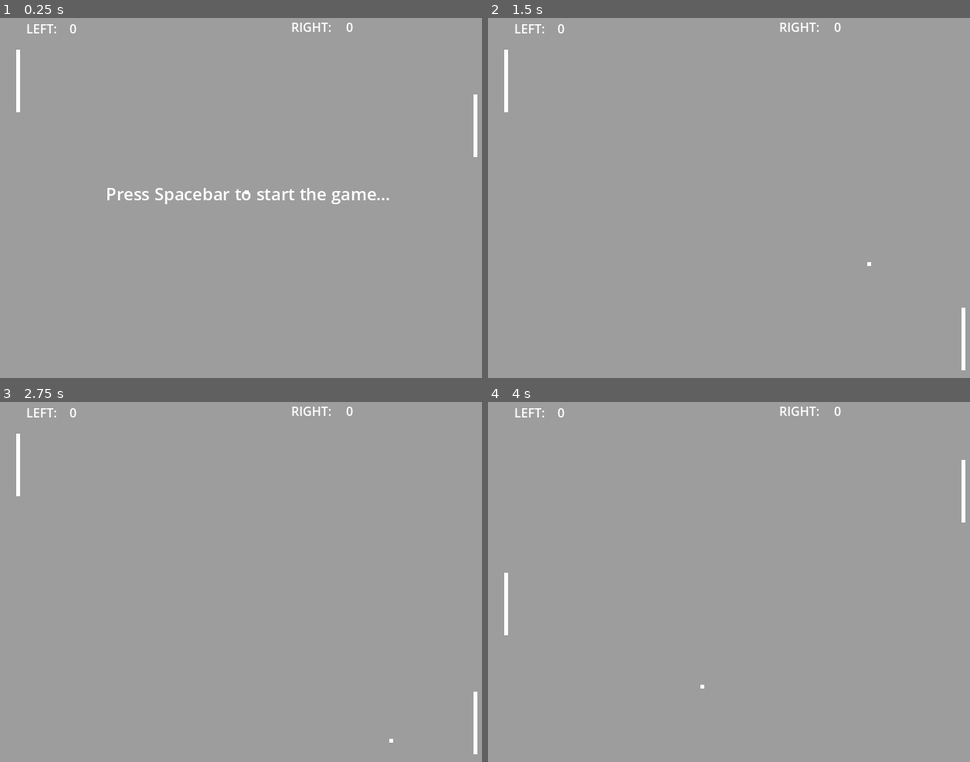
Above: before the commit, frames 1-4 (two rows, left to right).
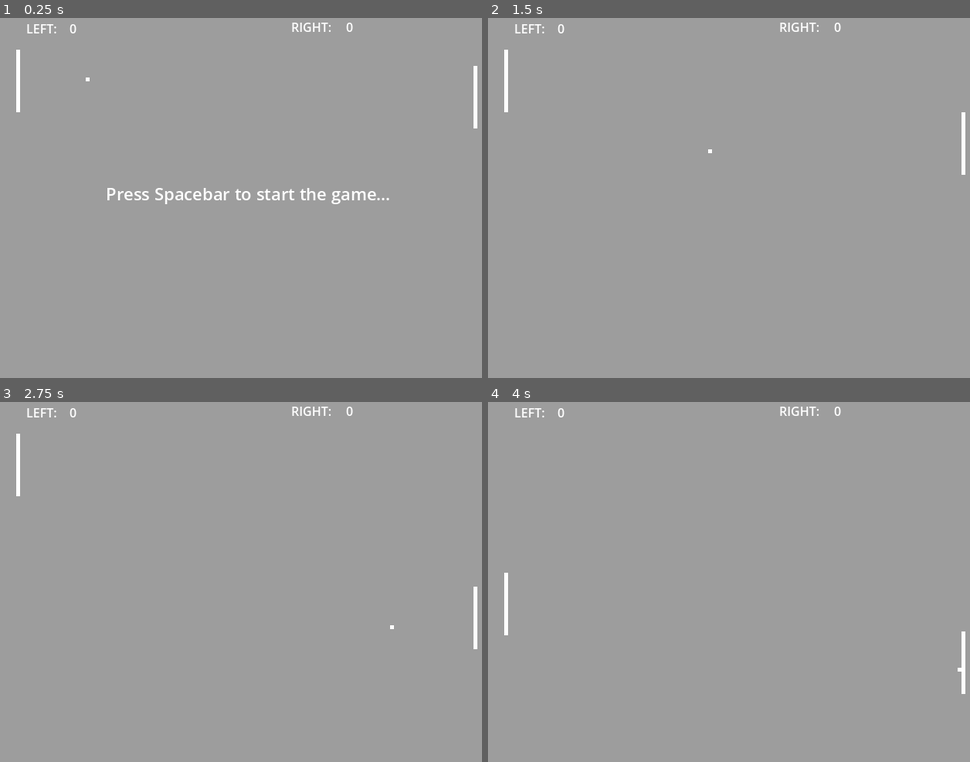
Above: after the commit, the same moments.

Repository: timbocf/Pong_20_Games_Challenge
Game: Godot game, scene res://Scenes/game.tscn
Two runs of this game, one before a commit and one after it. Both use one fixed random seed, a clock stepped at 60 frames per second and the inputs below.
Inputs:
- Up to frame 1 (0.25 s): no input
- Up to frame 2 (1.5 s): tap Space (start_game) at 0.5, 1.35 s; hold Space (start_game) 0.53-1.28 s; hold Down (move_down_right) from 0.53 s (still down)
- Up to frame 3 (2.75 s): keep holding Down (move_down_right); hold Space (start_game) from 2.03 s (still down)
- Up to frame 4 (4 s): release Down (move_down_right) at 2.78 s; release Space (start_game) at 2.78 s; hold Up (move_up_right) 2.78-3.53 s; tap Space (start_game) at 2.85, 3.5 s; hold S (move_down_left) from 3.53 s (still down); hold Space (start_game) from 3.53 s (still down)

The runs differ from the first frame. In frame 1, 0.1% of the frame differs, in the area x 17-100%, y 13-49%; in frame 2, 0.3%, in the area x 45-100%, y 26-98%; in frame 3, 0.3%; in frame 4, 0.3%.

Commit message:
Might have messed it up. Didn't commit before making changes and now can't go back. Trying to figure out how to make the ball bounce off the paddle and go in a different direction depending on where it hits

Diff:
--- a/Scenes/game.tscn
+++ b/Scenes/game.tscn
@@ -25,8 +25,9 @@
 [node name="Player Left" parent="." unique_id=109249110 groups=["Paddles"] instance=ExtResource("1_wrm1d")]
 position = Vector2(24, 96)
 
-[node name="Player Right" parent="." unique_id=726803859 groups=["Paddles"] instance=ExtResource("2_3dryh")]
+[node name="Player Right" parent="." unique_id=726803859 node_paths=PackedStringArray("ball") groups=["Paddles"] instance=ExtResource("2_3dryh")]
 position = Vector2(616, 154)
+ball = NodePath("../Ball")
 
 [node name="Ball" parent="." unique_id=521560745 instance=ExtResource("1_3dryh")]
 position = Vector2(114, 94)
--- /dev/null
+++ b/Scenes/main_menu.tscn
@@ -0,0 +1,46 @@
+[gd_scene format=3 uid="uid://y34ve0p3du3g"]
+
+[ext_resource type="Script" uid="uid://bw72whiic68ef" path="res://main_menu.gd" id="1_28flt"]
+
+[node name="MainMenu" type="Control" unique_id=2040128432]
+layout_mode = 3
+anchors_preset = 15
+anchor_right = 1.0
+anchor_bottom = 1.0
+grow_horizontal = 2
+grow_vertical = 2
+script = ExtResource("1_28flt")
+
+[node name="OnePlayerButton" type="Button" parent="." unique_id=460198427]
+layout_mode = 0
+offset_right = 8.0
+offset_bottom = 8.0
+text = "1 Player"
+
+[node name="TwoPlayerButton" type="Button" parent="." unique_id=102655405]
+layout_mode = 0
+offset_right = 8.0
+offset_bottom = 8.0
+text = "2 Players"
+
+[node name="VBoxContainer" type="VBoxContainer" parent="." unique_id=873884490]
+layout_mode = 1
+anchors_preset = 8
+anchor_left = 0.5
+anchor_top = 0.5
+anchor_right = 0.5
+anchor_bottom = 0.5
+offset_left = -20.0
+offset_top = -20.0
+offset_right = 20.0
+offset_bottom = 20.0
+grow_horizontal = 2
+grow_vertical = 2
+
+[node name="Label" type="Label" parent="VBoxContainer" unique_id=1798358316]
+layout_mode = 2
+text = "PONG"
+
+[connection signal="pressed" from="OnePlayerButton" to="." method="_on_button_pressed"]
+[connection signal="pressed" from="OnePlayerButton" to="." method="_on_one_player_button_pressed"]
+[connection signal="pressed" from="TwoPlayerButton" to="." method="_on_two_player_button_pressed"]
--- /dev/null
+++ b/Scripts/Globals.gd
@@ -0,0 +1,4 @@
+extends Node
+
+# Tracks player mode: 1 = Single Player (AI), 2 = Two Players
+var player_count : int = 1
--- a/Scripts/ball.gd
+++ b/Scripts/ball.gd
@@ -3,27 +3,49 @@
 @export var initial_speed: float = 200.0
 @export var speed_multiplier: float = 1.05
 @export var max_speed: float = 1000.0
+@export var max_bounce_angle: float = 60.0 # Maximum bounce angle in degrees
 
 @onready var hit_sound: AudioStreamPlayer2D = $HitSound
 
+var current_speed: float
+
 func _ready() -> void:
-	reset_ball()
+	current_speed = initial_speed
+	# Random initial direction (left or right)
+	velocity = Vector2([-1,1].pick_random(), randf_range(-0.5,0.5)).normalized() * current_speed
+	# reset_ball()
 
 func _physics_process(delta: float) -> void:
 	var collision = move_and_collide(velocity * delta)
 	if collision:
-		velocity = velocity.bounce(collision.get_normal())
+		var collider = collision.get_collider()
 
 		# Play the bounce sound on collision
 		hit_sound.play()
 
-		var collider = collision.get_collider()
-		if collider.is_in_group("Paddles"):
-			var current_speed = velocity.length() * speed_multiplier
-			current_speed = min(current_speed, max_speed)
+		if collider.is_in_group("Paddles") or collider is StaticBody2D:
+			# Increase speed
+			current_speed = min(current_speed * speed_multiplier, max_speed)
 
+			# Calculate vertical offset relative to paddle center (-1.0 to 1.0)
+			var paddle_height: float = 80.0
+			var relative_y: float = (global_position.y - collider.global_position.y) / (paddle_height / 2.0)
+			relative_y = clamp(relative_y, -1.0, 1.0)
+
+			# Calculate bounce angle in radians based on hit location
+			var bounce_angle: float = relative_y * deg_to_rad(max_bounce_angle)
+
+			# Determine horizontal bounce direction (left or right)
+			var x_dir: float = 1.0 if velocity.x < 0 else -1.0
+
+			# Construct new velocity vector from angle
+			var new_dir = Vector2(x_dir * cos(bounce_angle), sin(bounce_angle))
+			velocity = new_dir.normalized() * current_speed
+
+			# Regular bounce for top/bottom walls
+			velocity = velocity.bounce(collision.get_normal())
+			# Maintain speed scalar after wall bounce
 			velocity = velocity.normalized() * current_speed
-			print(current_speed)
 
 func start_ball() -> void:
 	# Pick a random starting direction
--- a/Scripts/player_left.gd
+++ b/Scripts/player_left.gd
@@ -7,4 +7,4 @@
 	position.y += direction * SPEED * delta
 
 	# Keeps the paddle inside the window (adjust 50 and 590 to fit your screen height)
-	position.y = clamp(position.y, 50, 430)
+	position.y = clamp(position.y, 40, 440)
--- a/Scripts/player_right.gd
+++ b/Scripts/player_right.gd
@@ -1,10 +1,29 @@
 extends StaticBody2D
 
 const SPEED = 400.0
+@export var ball: Node2D
+@export var margin: float = 10.0
+@export var ai_speed: float = 150.0
 
 func _physics_process(delta: float) -> void:
-	var direction := Input.get_axis("move_up_right", "move_down_right")
-	position.y += direction * SPEED * delta
+	var direction := 0.0
+	var current_speed := SPEED
 
-	# Keeps the paddle inside the window (adjust 50 and 590 to fit your screen height)
-	position.y = clamp(position.y, 50, 430)
+	if Globals.player_count == 2:
+		# Player 2 Controls
+		direction = Input.get_axis("move_up_right", "move_down_right")
+		current_speed = SPEED
+
+	else:
+		# AI controls: Follow ball Y position
+		current_speed = ai_speed
+		if ball:
+			var y_diff = ball.global_position.y - global_position.y
+			if abs(y_diff) > margin:
+				direction = sign(y_diff) # Returns 1.0 if ball is below, -1.0 if above
+
+	# Apply movement
+	position.y += direction * current_speed * delta
+
+	# Keeps the paddle inside the window (adjust 50 and 430 to fit your screen height)
+	position.y = clamp(position.y, 40, 440)
--- /dev/null
+++ b/main_menu.gd
@@ -0,0 +1,9 @@
+extends Control
+
+func _on_one_player_button_pressed() -> void:
+	Globals.player_count = 1
+	get_tree().change_scene_to_file("res://game.tscn")
+
+func _on_two_player_button_pressed() -> void:
+	Globals.player_count = 2
+	get_tree().change_scene_to_file("res://game.tscn")
--- a/project.godot
+++ b/project.godot
@@ -14,6 +14,10 @@
 run/main_scene="uid://kqgmsd5jf17b"
 config/features=PackedStringArray("4.7", "GL Compatibility")
 config/icon="res://Sprites/icon.svg"
+
+[autoload]
+
+Globals="*uid://b40c7oqmekm1p"
 
 [display]
 
Not shown, added: Scripts/Globals.gd.uid
Not shown, added: main_menu.gd.uid
